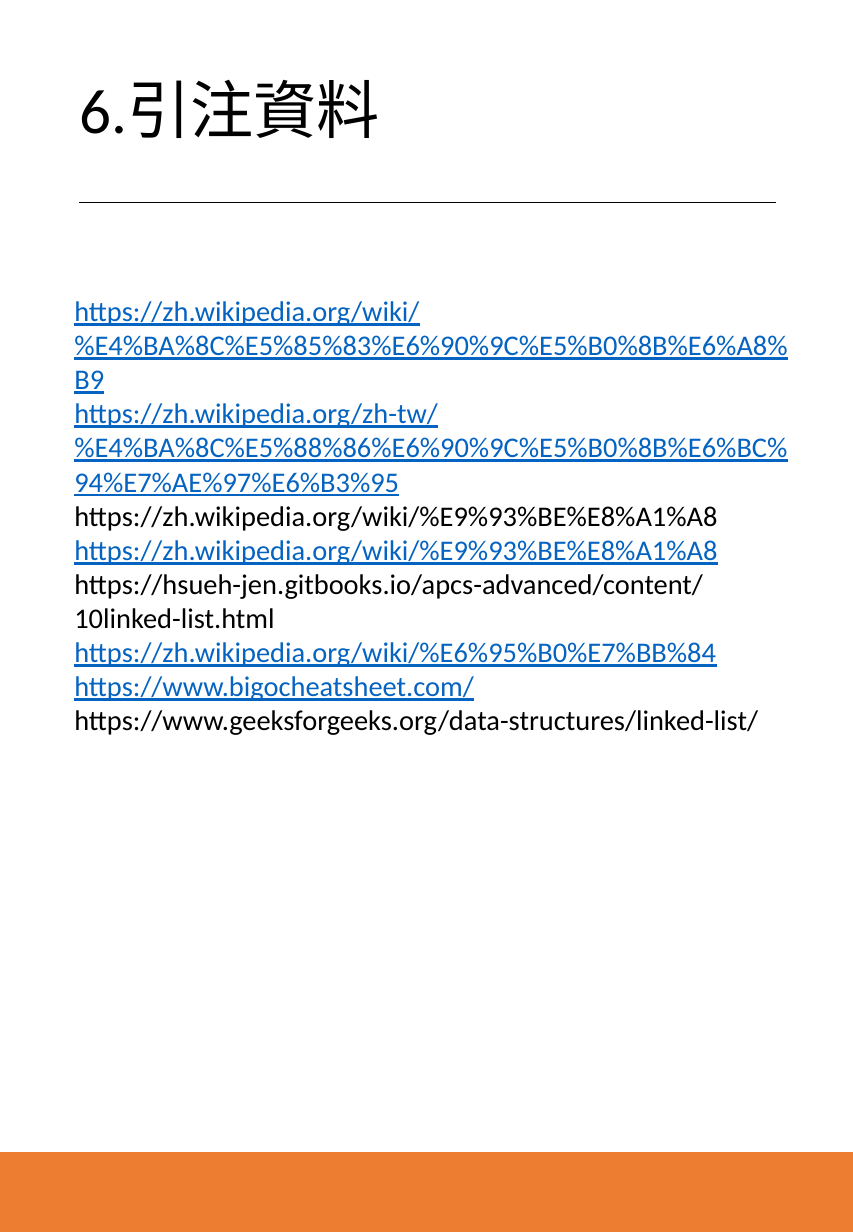
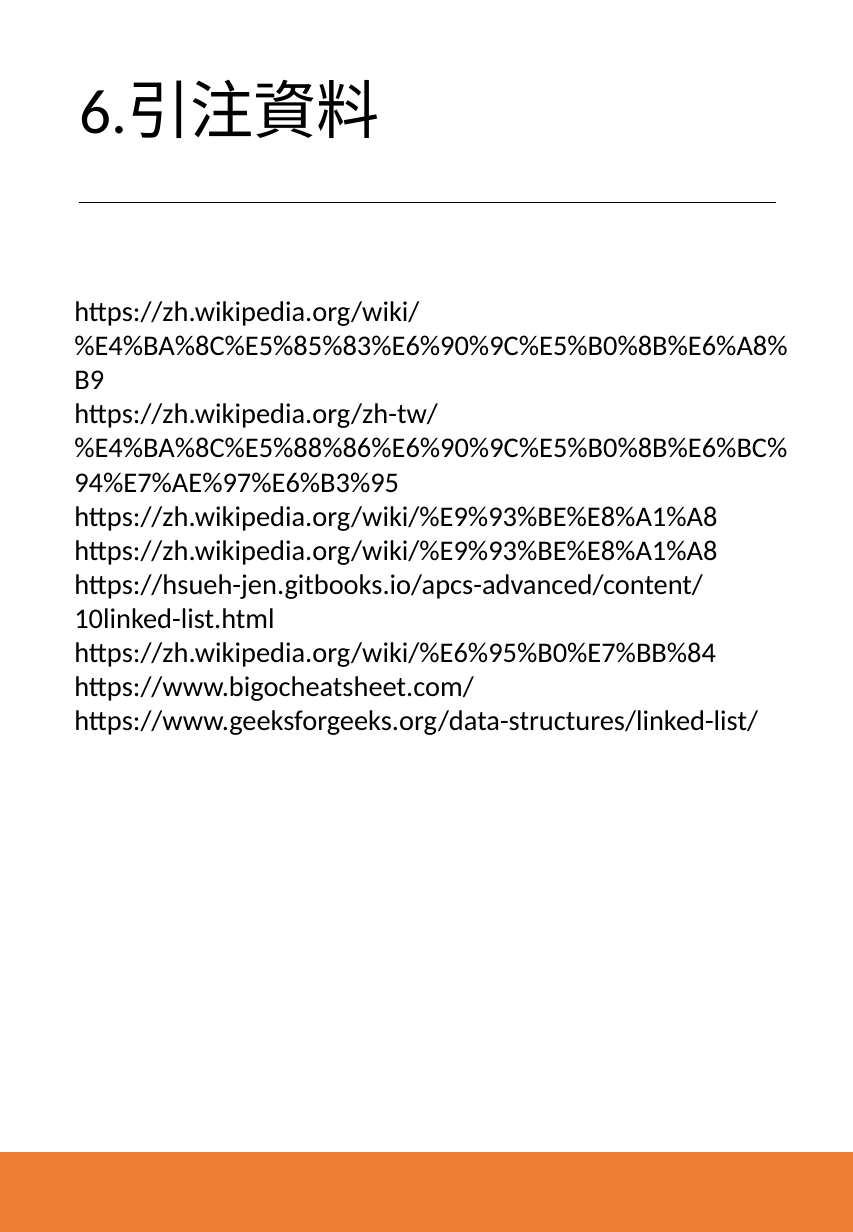
Before and after one commit to jacksonloa/hw2, a slide deck: slide 11 of hw2報告.pptx. Drawn at 853x1232 pixels with LibreOffice and Linux fonts; fonts in the diff are those of the drawing. Boxes give left, top, right and bottom in pixels: in the first picture for what was removed or moved away, otherwise in the second. Text is boxed around its words. In the diff, an @@ line names an element or a change of style, - is before the commit and + after.

```diff
--- a/hw2報告.pptx
+++ b/hw2報告.pptx
@@ text at bbox=[74, 301, 787, 701]: text colour #0563C1 to #000000, underline off in "https://zh.wikipedia.org/wiki/%E4%BA%8C%E5%85%83%E6%90%9C%E5 ...", "https://zh.wikipedia.org/zh-tw/%E4%BA%8C%E5%88%86%E6%90%9C%E ...", "https://zh.wikipedia.org/wiki/%E9%93%BE%E8%A1%A8", "https://zh.wikipedia.org/wiki/%E6%95%B0%E7%BB%84" and 1 more places @@
```
